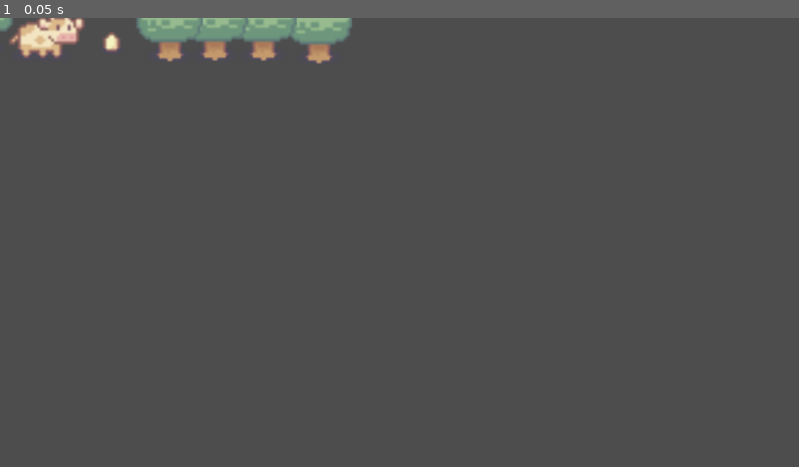
Above: before the commit, frame 1.
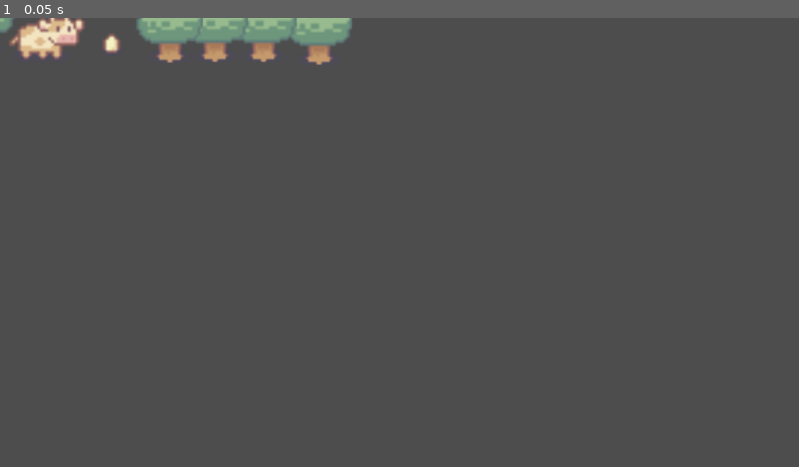
Above: after the commit, the same moment.

Repository: jili377/Max-in-class-lab-demo
Game: Godot game, scene res://Main.tscn
Same seed, same stepped clock (60 frames per second), same inputs: the game is played once before the commit and once after it. The project has no main scene, so this scene is started directly.
Inputs:
- Up to frame 1 (0.05 s): no input

The runs differ from the first frame. In frame 1, 0.4% of the frame differs, in the area x 1-42%, y 0-11%.

Commit message:
main_position_change

Diff:
--- a/lab-1/Main.tscn
+++ b/lab-1/Main.tscn
@@ -5,7 +5,6 @@
 [ext_resource type="PackedScene" uid="uid://bvr3l78tbb60w" path="res://tree1.tscn" id="3_r0du0"]
 
 [node name="main" type="Node2D" unique_id=1584078152]
-position = Vector2(0, -2)
 
 [node name="cow" type="Sprite2D" parent="." unique_id=1583526337]
 position = Vector2(68, 7)
